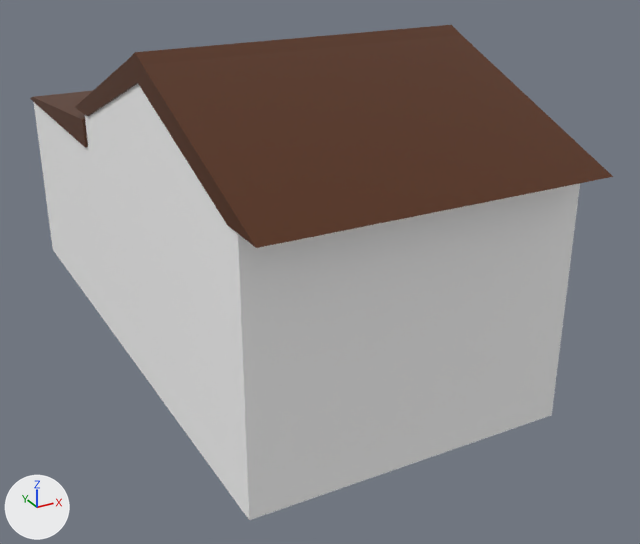
Two versions of the glTF model assets/house4.glb, one commit apart.
Camera for both pictures: a 50 mm camera at (-43.2, -59.6, 38.6) aimed at (-8.0, 4.3, 6.6). Lighting does not change. The marker at lower left points along +X, +Y and +Z. Where no turn or scale is listed for an object, it has been applied to the vertices.
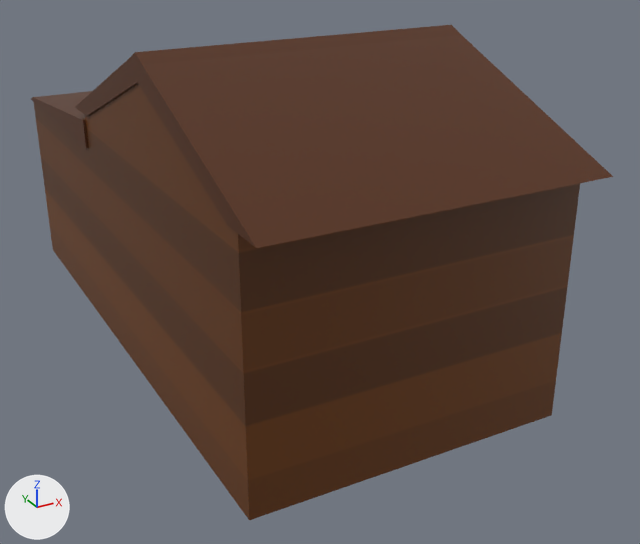
Where the change shows, as pixel boxes [x1, y1, x2, y2] in the pictures (640 x 544 px):
```json
{"object": "Cube.006", "change": "surface changed", "before": [238, 183, 580, 520], "after": [238, 183, 580, 520], "on screen": "grey to brown"}
{"object": "Cube.007", "change": "surface changed", "before": [85, 84, 249, 519], "after": [85, 84, 249, 519], "on screen": "grey to brown"}
{"object": "Cube.008", "change": "surface changed", "before": [34, 103, 107, 324], "after": [34, 103, 107, 324], "on screen": "grey to brown"}
{"object": "Cube.002", "change": "moved", "before": [30, 91, 92, 148], "after": [31, 91, 92, 148]}
```

The change, as JSON lines over the scene's bpy script:
```json
{"op": "add", "block": "img_screenshot_2024_04_17_at_2_30_05_pm", "code": ["img_screenshot_2024_04_17_at_2_30_05_pm = load_image('Screenshot 2024-04-17 at 2.30.05\\u202fPM', '_unpacked/Screenshot_2024-04-17_at_2.30.05_PM', 970, 844, 'sRGB')"]}
{"op": "remove", "block": "mat_material", "code": "mat_material.base_color = (1.0, 1.0, 1.0)  # white #ffffff"}
{"op": "add", "block": "mat_material", "code": "mat_material.texture = img_screenshot_2024_04_17_at_2_30_05_pm"}
{"op": "set", "path": "ob_cube_002.location", "old": "(-4.47, 17.62, 18.64)", "new": "(-4.47, 17.37, 18.64)"}
```
